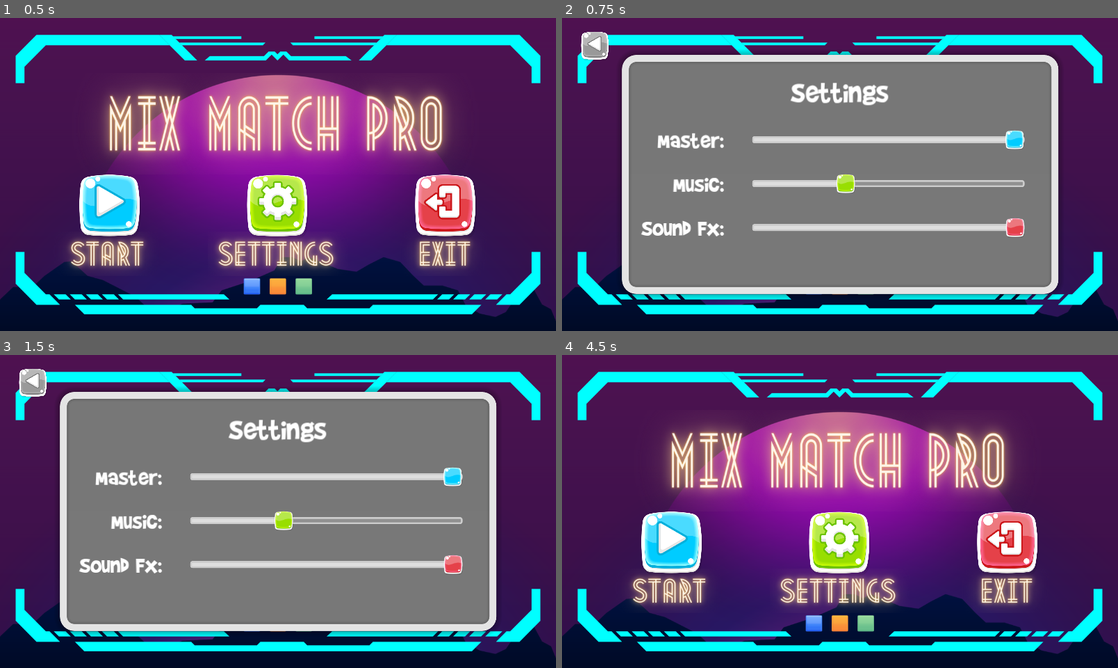
Above: before the commit, frames 1-4 (two rows, left to right).
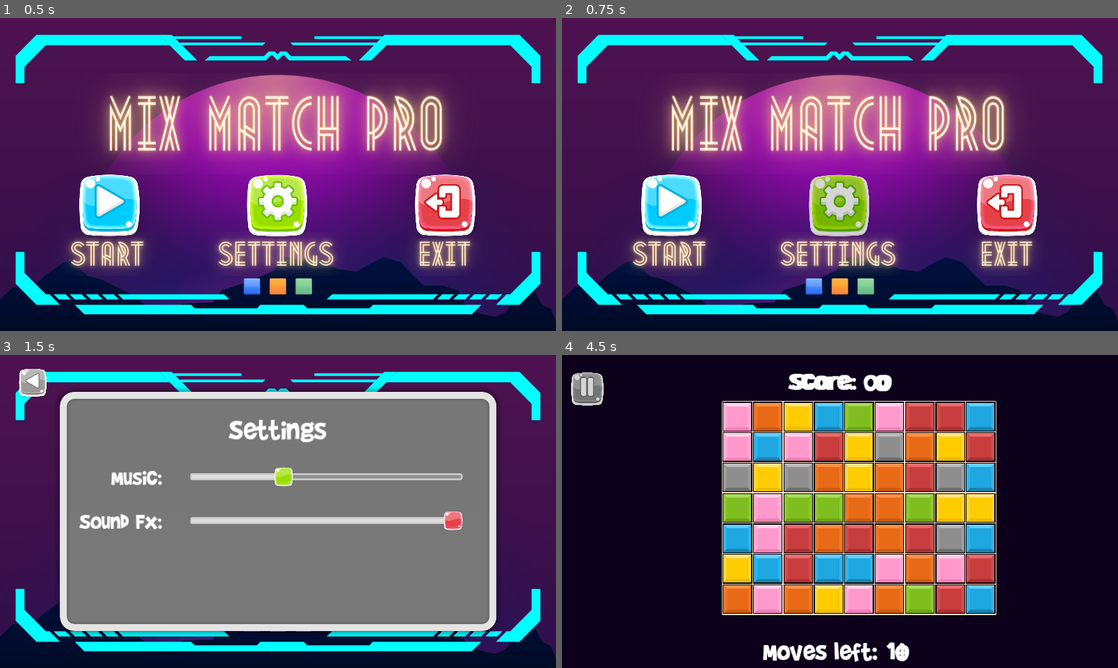
Above: after the commit, the same moments.

Repository: bonsaipropaganda/match-3-with-a-twist
Game: Godot game, scene res://Content/main.tscn
Same seed, same stepped clock (60 frames per second), same inputs: the game is played once before the commit and once after it. The engine's default icon, where the game draws it, is replaced by a stand-in: a white triangle on a blue panel in a dark square.
Inputs (mouse positions are in pixels of both pictures, inside the frame that each line leads up to):
- Up to frame 1 (0.5 s): no input
- Up to frame 2 (0.75 s): click (840, 205) at 0.5 s
- Up to frame 3 (1.5 s): click (111, 542) at 1.25 s
- Up to frame 4 (4.5 s): click (673, 542) at 2 s; click (645, 389) at 2.77 s; click (673, 542) at 3.5 s; click (595, 383) at 4.27 s

Frame 1 is identical in both runs. In frame 2, 61% of the frame differs, in the area x 3-90%, y 4-90%; in frame 3, 3.8%; in frame 4, 93%, in the area x 0-100%, y 0-99%.

Commit message:
Sfx (#13)
* added sound effects

added start button
settings button
and match sound effect

* added settings ui button sfx

in the game when resume is clicked then it plays a sound

* updated bus

updated title song bus to music

* removed master volume

master volume did nothing so i just removed it. it was connected to the voice over bus but I honestly have no idea how buses work so i just hid itcuz it did nothing

Diff:
--- a/Content/Grid/grid.gd
+++ b/Content/Grid/grid.gd
@@ -118,6 +118,7 @@
 
 		add_moves(matches.size())
 		add_score(matches.size())
+		play_sfx(matches.size())
 
 	if matches.size() == 0:
 		if is_board_settled():
@@ -357,6 +358,9 @@
 	elif tiles_matched >= 6:
 		score += 0
 
+func play_sfx(tiles_matched):
+	if tiles_matched >= 3:
+		%Match.play()
 
 func get_tile_scene_position(x: int, y: int) -> Vector2:
 	return Vector2(x * tile_width, y * tile_width) + Vector2(TILE_MARGIN, TILE_MARGIN)
--- a/Content/Grid/grid.tscn
+++ b/Content/Grid/grid.tscn
@@ -1,6 +1,7 @@
-[gd_scene load_steps=2 format=3 uid="uid://dkbegd2mpsmvo"]
+[gd_scene load_steps=3 format=3 uid="uid://dkbegd2mpsmvo"]
 
 [ext_resource type="Script" path="res://Content/Grid/grid.gd" id="1_q44yw"]
+[ext_resource type="AudioStream" uid="uid://83mm7gwuvxkm" path="res://art/sounds/match sound.mp3" id="2_ecogo"]
 
 [node name="Grid" type="Node2D"]
 clip_children = 2
@@ -11,4 +12,9 @@
 wait_time = 0.2
 one_shot = true
 
+[node name="Match" type="AudioStreamPlayer" parent="."]
+unique_name_in_owner = true
+stream = ExtResource("2_ecogo")
+bus = &"SoundFx"
+
 [connection signal="timeout" from="Timer" to="." method="_on_timer_timeout"]
--- a/Content/UserInterface/game_ui.gd
+++ b/Content/UserInterface/game_ui.gd
@@ -6,6 +6,7 @@
 
 
 func _on_pause_button_pressed() -> void:
+	%Click.play()
 	menu_holder.open_menu(&"Pause")
 
 
--- a/Content/UserInterface/game_ui.tscn
+++ b/Content/UserInterface/game_ui.tscn
@@ -1,10 +1,11 @@
-[gd_scene load_steps=9 format=3 uid="uid://44pumqm1otrx"]
+[gd_scene load_steps=10 format=3 uid="uid://44pumqm1otrx"]
 
 [ext_resource type="Texture2D" uid="uid://blgd5sbvd3rv3" path="res://art/gui/FreeGUI/Button_x8.png" id="1_vhol0"]
 [ext_resource type="Script" path="res://Content/UserInterface/game_ui.gd" id="1_vjmls"]
 [ext_resource type="Texture2D" uid="uid://wm4f7o8xmxa3" path="res://art/gui/FreeGUI/Button_pressed_x8.png" id="2_pl6m7"]
 [ext_resource type="Texture2D" uid="uid://bhmffmcpulflf" path="res://art/gui/FreeGUI/Button_hover_x8.png" id="3_jhhtc"]
 [ext_resource type="FontFile" uid="uid://cq58k7wkj7k25" path="res://art/fonts/brandy_brunch/BradBunR.ttf" id="5_xvdsi"]
+[ext_resource type="AudioStream" uid="uid://dfv33e21od60g" path="res://art/sounds/mouse_click.mp3" id="6_y6nn3"]
 
 [sub_resource type="AtlasTexture" id="AtlasTexture_dlgyj"]
 atlas = ExtResource("1_vhol0")
@@ -104,4 +105,9 @@
 theme_override_font_sizes/font_size = 64
 text = "00"
 
+[node name="Click" type="AudioStreamPlayer" parent="."]
+unique_name_in_owner = true
+stream = ExtResource("6_y6nn3")
+volume_db = -2.0
+
 [connection signal="pressed" from="MarginContainer/Control/PauseButton" to="." method="_on_pause_button_pressed"]
--- a/Content/UserInterface/menus/main_menu.gd
+++ b/Content/UserInterface/menus/main_menu.gd
@@ -6,10 +6,14 @@
 
 
 func _on_settings_button_pressed() -> void:
+	%Click.play()
+	await get_tree().create_timer(.75).timeout
 	menu_holder.open_menu(&"Settings")
 
 
 func _on_start_button_pressed() -> void:
+	%Start.play()
+	await get_tree().create_timer(.75).timeout
 	menu_holder.close_menu()
 	main.start_game()
 
--- a/Content/UserInterface/menus/main_menu.tscn
+++ b/Content/UserInterface/menus/main_menu.tscn
@@ -11,6 +11,8 @@
 [ext_resource type="Texture2D" uid="uid://hj613qwurt41" path="res://art/gui/menu/MixMatch - Start.png" id="9_708br"]
 [ext_resource type="Texture2D" uid="uid://b701118bekoac" path="res://art/gui/menu/MixMatch - Settings.png" id="10_u34qs"]
 [ext_resource type="Texture2D" uid="uid://dyqydcfl28tgt" path="res://art/gui/menu/MixMatch - Exit.png" id="11_3fbic"]
+[ext_resource type="AudioStream" uid="uid://b7pt3ujolwal6" path="res://art/sounds/start.mp3" id="12_rd06v"]
+[ext_resource type="AudioStream" uid="uid://dfv33e21od60g" path="res://art/sounds/mouse_click.mp3" id="13_233pl"]
 
 [sub_resource type="AtlasTexture" id="AtlasTexture_6wsia"]
 atlas = ExtResource("6_0p56q")
@@ -193,6 +195,19 @@
 size_flags_stretch_ratio = 0.7
 texture = ExtResource("11_3fbic")
 
+[node name="Sounds" type="Node" parent="."]
+
+[node name="Start" type="AudioStreamPlayer" parent="Sounds"]
+unique_name_in_owner = true
+stream = ExtResource("12_rd06v")
+volume_db = -5.0
+bus = &"SoundFx"
+
+[node name="Click" type="AudioStreamPlayer" parent="Sounds"]
+unique_name_in_owner = true
+stream = ExtResource("13_233pl")
+bus = &"SoundFx"
+
 [connection signal="pressed" from="BoxContainer/Background/VBoxContainer/OptionsContainer/StartContainer/AspectRatioContainer/StartButton" to="." method="_on_start_button_pressed"]
 [connection signal="pressed" from="BoxContainer/Background/VBoxContainer/OptionsContainer/SettingsContainer/AspectRatioContainer/SettingsButton" to="." method="_on_settings_button_pressed"]
 [connection signal="pressed" from="BoxContainer/Background/VBoxContainer/OptionsContainer/ExitContainer/AspectRatioContainer/ExitButton" to="." method="_on_exit_button_pressed"]
--- a/Content/UserInterface/menus/settings.tscn
+++ b/Content/UserInterface/menus/settings.tscn
@@ -155,6 +155,7 @@
 columns = 2
 
 [node name="VoiceOverLabel" type="Label" parent="Panel/VBoxContainer/GridContainer"]
+visible = false
 layout_mode = 2
 theme_override_font_sizes/font_size = 26
 text = "Master:"
@@ -163,6 +164,7 @@
 vertical_alignment = 1
 
 [node name="MarginContainer2" type="MarginContainer" parent="Panel/VBoxContainer/GridContainer"]
+visible = false
 layout_mode = 2
 size_flags_horizontal = 3
 theme_override_constants/margin_right = 32
--- a/Content/main.tscn
+++ b/Content/main.tscn
@@ -28,6 +28,7 @@
 unique_name_in_owner = true
 stream = ExtResource("4_0psmk")
 autoplay = true
+bus = &"Music"
 
 [node name="Theme" type="AudioStreamPlayer" parent="MusicPlayer"]
 unique_name_in_owner = true
Not shown: 1 places in Content/UserInterface/menus/main_menu.tscn that only renumber resources
Not shown: 1 places in Content/main.tscn that only renumber resources
Not shown, added: art/sounds/match sound.mp3.import
Not shown, added: art/sounds/mouse_click.mp3.import
Not shown, added: art/sounds/start.mp3.import
Not shown, added: art/sounds/match sound.mp3
Not shown, added: art/sounds/mouse_click.mp3
Not shown, added: art/sounds/start.mp3
